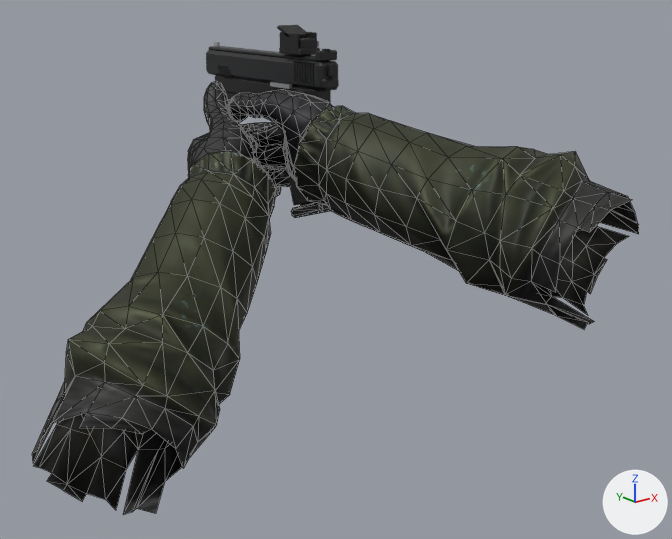
The glTF model godot/assets/models/weapon_pistol.glb: old version first, new version second.
Before and after are seen from a 50 mm camera at (-0.551, -0.743, 0.144) aimed at (-0.076, -0.15, -0.094). Every picture has the same lights, and +X, +Y and +Z are marked at lower right. The older version comes first. Mesh edges are drawn as thin lines on the coarser meshes. Where no turn or scale is listed for an object, it has been applied to the vertices. Vertices at exactly the same position are counted once.

The first picture shows 'Frame', 'HandLeft', 'HandRight', 'Optic', 'Slide' and 1 more.
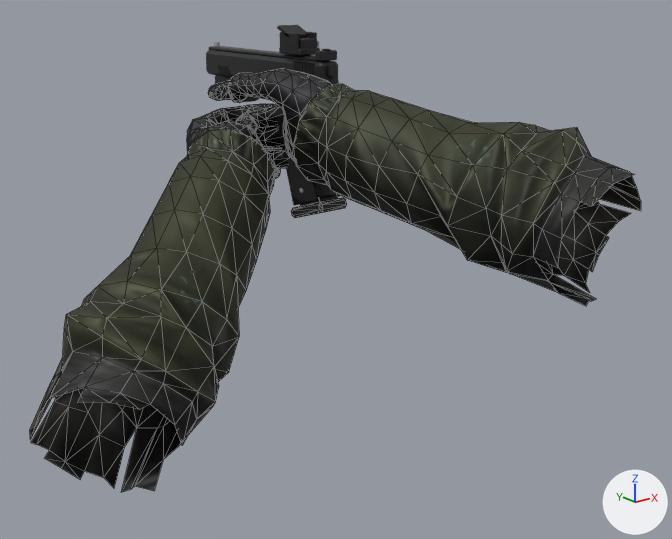
What differs and where, as boxes (x1, y1, x2, y2) in the pictures (672 x 539 px):
'HandRight', moved
    before: (227, 89, 639, 329)
    after: (208, 69, 641, 306)
'HandLeft', reshaped, moved (10% shorter)
    before: (32, 82, 286, 515)
    after: (30, 104, 282, 492)

Diff of the bpy script that builds the scene:
```diff
--- a/godot/assets/models/weapon_pistol.glb.py
+++ b/godot/assets/models/weapon_pistol.glb.py
@@ me_handleft @@
 # used by ob_handleft; location = (-0.0946, -0.0064, -0.0535)
-me_handleft.from_pydata(...)  # 698 vertices, 1340 faces; spans x -0.253..0.108, y -0.203..0.093, z -0.187..0.099
+me_handleft.from_pydata(...)  # 698 vertices, 1340 faces; spans x -0.256..0.105, y -0.2..0.095, z -0.18..0.065
+# me_handleft part 1: 698 of 698 vertices moved; they spanned x -0.253..0.108, y -0.203..0.093, z -0.187..0.099 and now span x -0.256..0.105, y -0.2..0.095, z -0.18..0.065; mean shift (0.0, 0.0, 0.0)
 me_handleft.materials.append(mat_soldier_body1_001)
@@ me_handright @@
 # used by ob_handright; location = (0.0, 0.0, 0.0)
-me_handright.from_pydata(...)  # 688 vertices, 1340 faces; spans x -0.074..0.091, y -0.359..0.087, z -0.117..0.045
+me_handright.from_pydata(...)  # 688 vertices, 1340 faces; spans x -0.074..0.091, y -0.359..0.087, z -0.098..0.064
+# me_handright part 2: the whole mesh is moved by (0.0, 0.0, 0.019)
 me_handright.materials.append(mat_soldier_body1_001)
@@ ob_handleft @@
 ob_handleft = bpy.data.objects.new('HandLeft', me_handleft)
-ob_handleft.location = (-0.0946, -0.0064, -0.0535)
+ob_handleft.location = (-0.0918, -0.0093, -0.0418)
```
